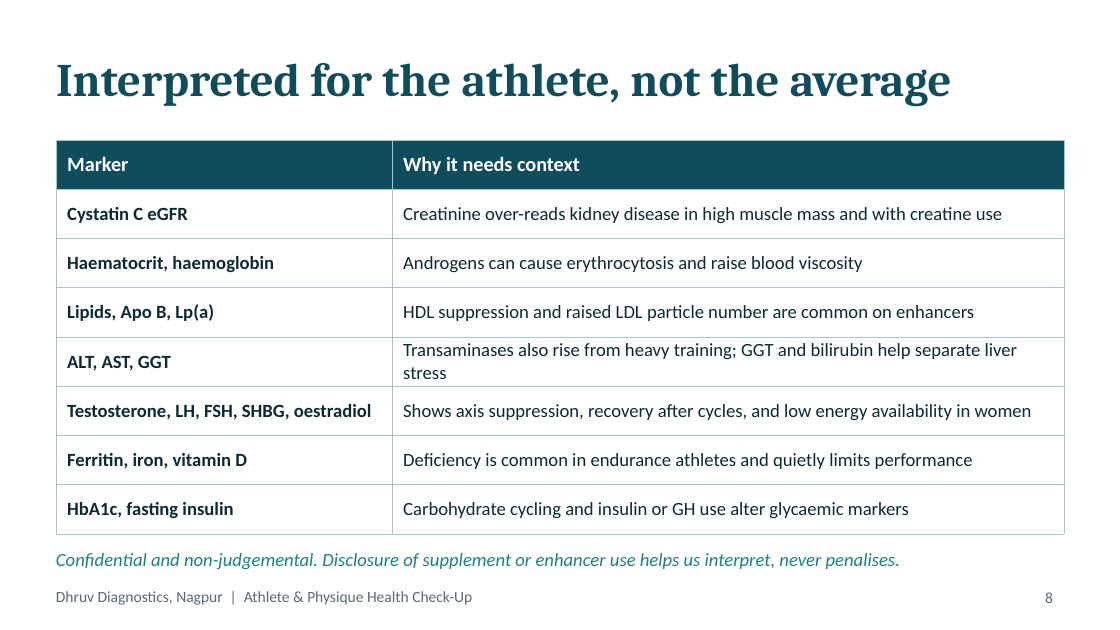
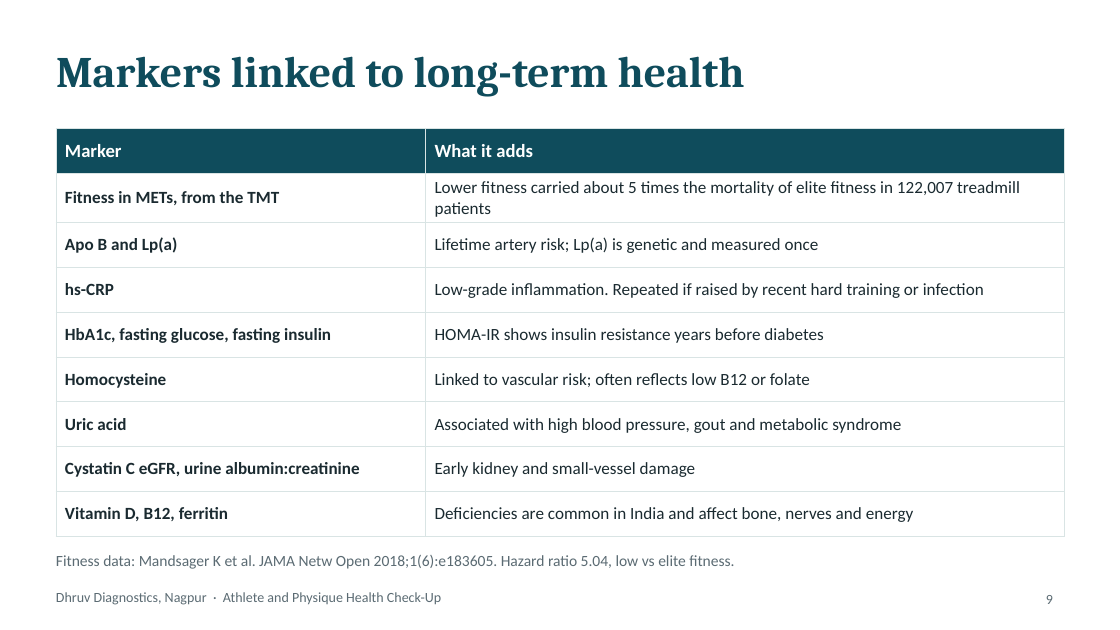
Before and after one commit to Ani6/BlisteringBlockchain, a slide deck: slide 9 of dhruv-athlete-healthcheck/Dhruv_Athlete_Physique_HealthCheck_Deck.pptx (slide 8 before the commit). Drawn at 1120x630 pixels with LibreOffice and Linux fonts; fonts in the diff are those of the drawing. Boxes give left, top, right and bottom in pixels: in the first picture for what was removed or moved away, otherwise in the second. Text is boxed around its words. In the diff, an @@ line names an element or a change of style, - is before the commit and + after.

```diff
--- a/dhruv-athlete-healthcheck/Dhruv_Athlete_Physique_HealthCheck_Deck.pptx
+++ b/dhruv-athlete-healthcheck/Dhruv_Athlete_Physique_HealthCheck_Deck.pptx
@@ title added at [56,56,745,97], 28 pt, text #0F4C5C, bold @@
+Markers linked to long-term health
@@ title removed at [56,63,952,106] @@
-Interpreted for the athlete, not the average
@@ table removed at [56,140,1064,523], 8 rows, 2 columns @@
-Marker | Why it needs context
-Cystatin C eGFR | Creatinine over-reads kidney disease in high muscle mass and with creatine use
-Haematocrit, haemoglobin | Androgens can cause erythrocytosis and raise blood viscosity
-Lipids, Apo B, Lp(a) | HDL suppression and raised LDL particle number are common on enhancers
-ALT, AST, GGT | Transaminases also rise from heavy training; GGT and bilirubin help separate liver stress
-Testosterone, LH, FSH, SHBG, oestradiol | Shows axis suppression, recovery after cycles, and low energy availability in women
-Ferritin, iron, vitamin D | Deficiency is common in endurance athletes and quietly limits performance
-HbA1c, fasting insulin | Carbohydrate cycling and insulin or GH use alter glycaemic markers
@@ table added at [56,129,1064,526], 9 rows, 2 columns @@
+Marker | What it adds
+Fitness in METs, from the TMT | Lower fitness carried about 5 times the mortality of elite fitness in 122,007 treadmill patients
+Apo B and Lp(a) | Lifetime artery risk; Lp(a) is genetic and measured once
+hs-CRP | Low-grade inflammation. Repeated if raised by recent hard training or infection
+HbA1c, fasting glucose, fasting insulin | HOMA-IR shows insulin resistance years before diabetes
+Homocysteine | Linked to vascular risk; often reflects low B12 or folate
+Uric acid | Associated with high blood pressure, gout and metabolic syndrome
+Cystatin C eGFR, urine albumin:creatinine | Early kidney and small-vessel damage
+Vitamin D, B12, ferritin | Deficiencies are common in India and affect bone, nerves and energy
@@ text at [56,555,734,569]: text changed; size 12 to 10 pt; text colour #1B7F8C to #5B6B73; italic off @@
-Confidential and non-judgemental. Disclosure of supplement or enhancer use helps us interpret, never penalises.
+Fitness data: Mandsager K et al. JAMA Netw Open 2018;1(6):e183605. Hazard ratio 5.04, low vs elite fitness.
@@ text at [56,592,441,605]: text changed; size 10 to 9 pt @@
-Dhruv Diagnostics, Nagpur | Athlete & Physique Health Check-Up
+Dhruv Diagnostics, Nagpur · Athlete and Physique Health Check-Up
@@ page number removed at [1045,592,1053,603] @@
-8
@@ page number added at [1046,595,1053,604], 9 pt, text #5B6B73 @@
+9
```
Also in this commit, not shown: 5 other slides changed, 10 slides added, 5 slides removed, 2 other files.
